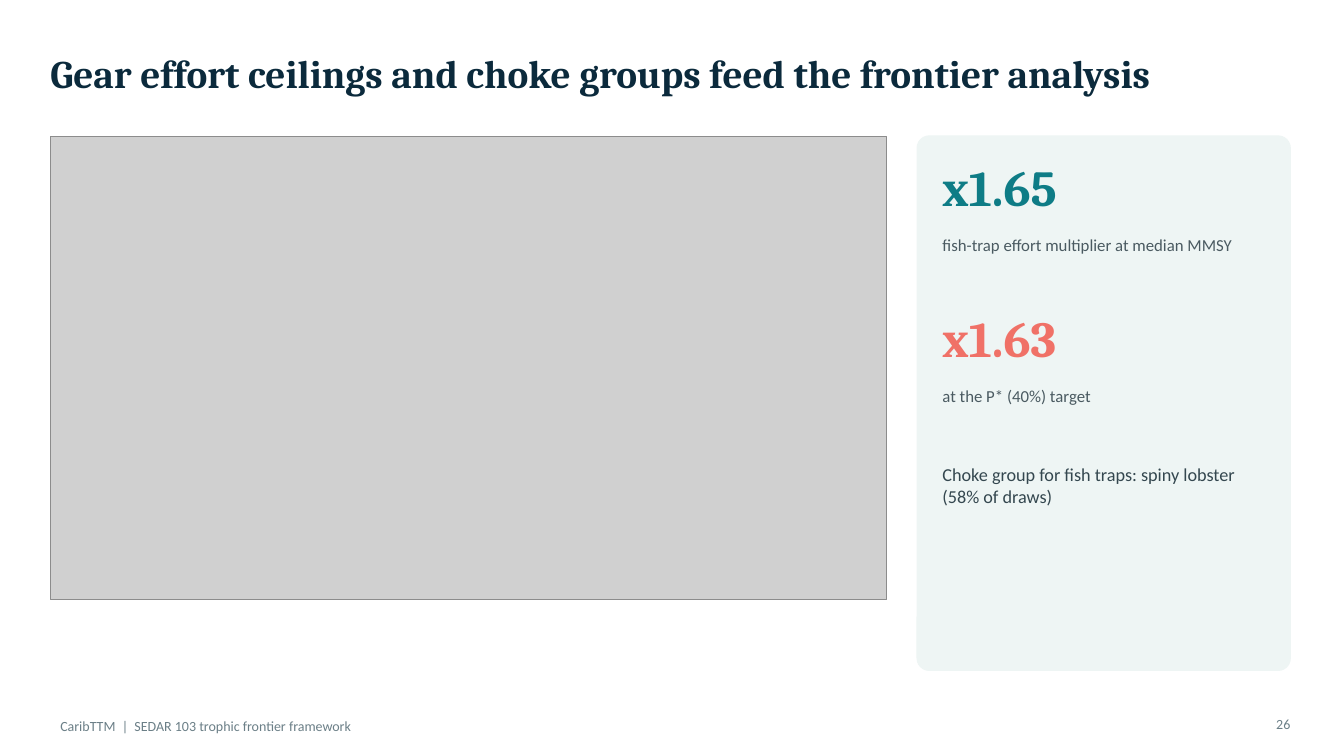
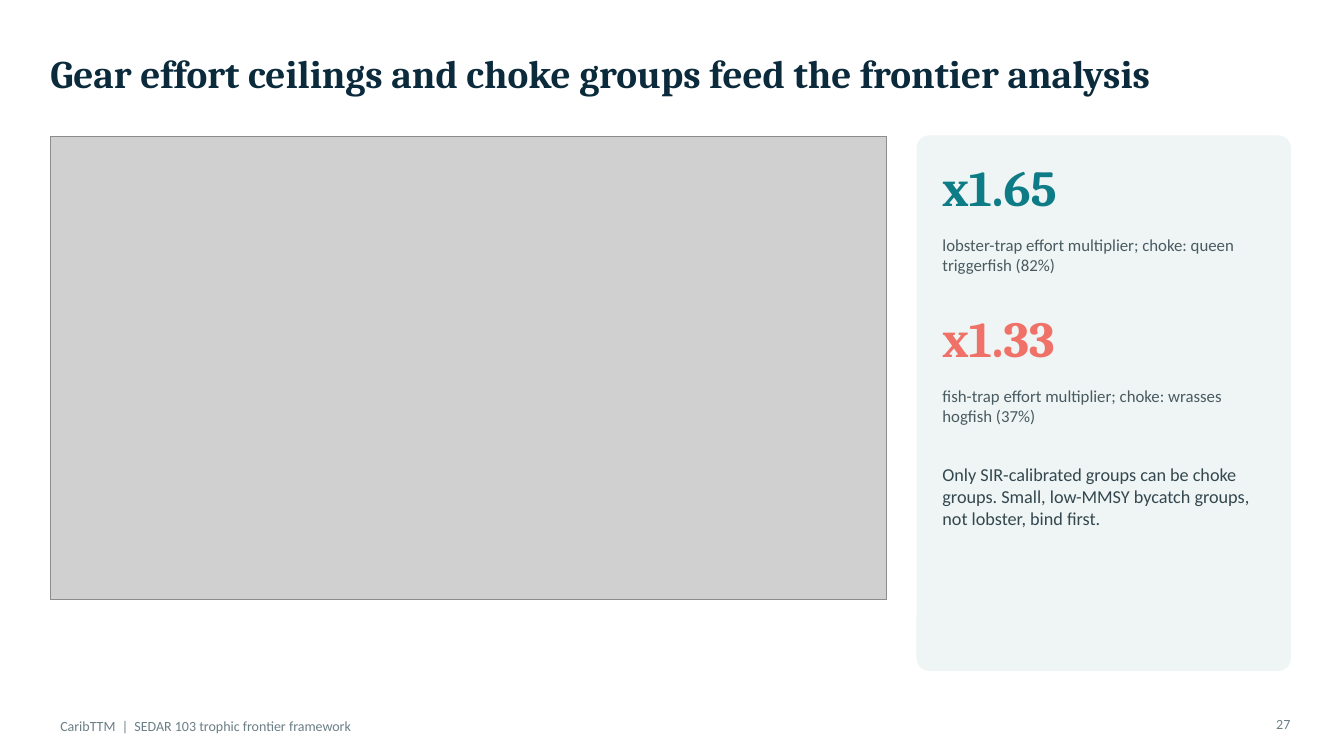
Before and after one commit to mattwoodstock/CaribTrophicTransfer, a slide deck: slide 27 of docs/presentation/CaribTTM_StCroix_Trap.pptx (slide 26 before the commit). Drawn at 1344x756 pixels with LibreOffice and Linux fonts; fonts in the diff are those of the drawing; grey boxes stand for pictures. Boxes give left, top, right and bottom in pixels: in the first picture for what was removed or moved away, otherwise in the second. Text is boxed around its words. In the diff, an @@ line names an element or a change of style, - is before the commit and + after.

```diff
--- a/docs/presentation/CaribTTM_StCroix_Trap.pptx
+++ b/docs/presentation/CaribTTM_StCroix_Trap.pptx
@@ text at (942,239,1234,274): text changed @@
-fish-trap effort multiplier at median MMSY
+lobster-trap effort multiplier; choke: queen triggerfish (82%)
@@ text at (942,323,1054,358): text changed @@
-x1.63
+x1.33
@@ text at (942,390,1222,425): text changed @@
-at the P* (40%) target
+fish-trap effort multiplier; choke: wrasses hogfish (37%)
@@ text at (942,468,1250,527): text changed @@
-Choke group for fish traps: spiny lobster (58% of draws)
+Only SIR-calibrated groups can be choke groups. Small, low-MMSY bycatch groups, not lobster, bind first.
@@ page number at (1276,720,1290,729): text changed @@
-26
+27
```
Also in this commit, not shown: 11 other slides changed, 6 slides added, 1 other file.
